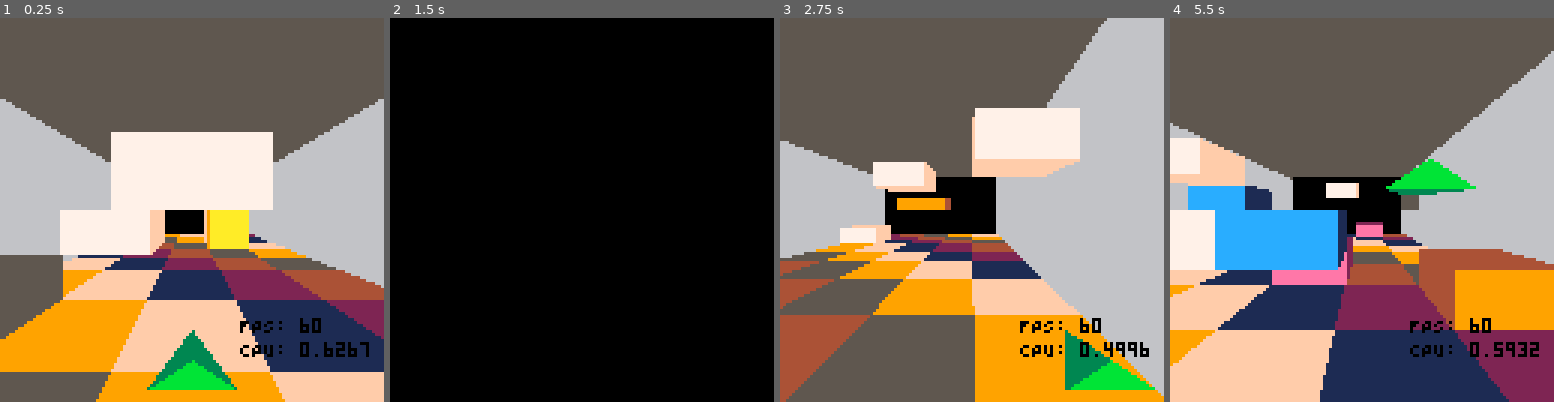
Above: before the commit, frames 1-4 (left to right).
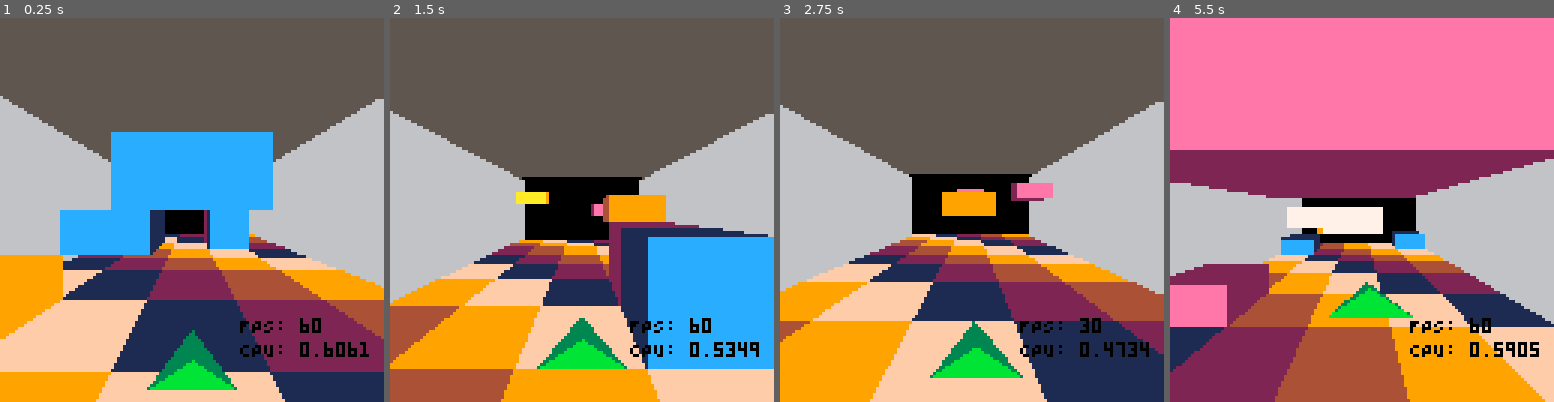
Above: after the commit, the same moments.

Repository: bobgar/pico3d
Game: PICO-8 cartridge 3d.p8
The game is run twice, just before and just after one commit, with the same random seed, the same clock (stepped at 60 frames per second) and the same inputs.
Inputs:
- Up to frame 1 (0.25 s): no input
- Up to frame 2 (1.5 s): tap X (X key) at 0.33, 1.07 s
- Up to frame 3 (2.75 s): hold Right 1.6-2.1 s; tap X (X key) at 1.85 s; hold Up 2.15-2.42 s; hold Right from 2.47 s (still down)
- Up to frame 4 (5.5 s): tap X (X key) at 2.97, 4.08, 5.2 s; release Right at 3.03 s; hold Left 3.08-3.58 s; hold Down 3.63-3.97 s; hold Right 4.02-4.68 s; hold Up 4.73-5.03 s; hold Left from 5.08 s (still down)

The runs differ from the first frame. In frame 1, 49% of the frame differs, in the area x 0-100%, y 20-100%; in frame 2, 96%, in the area x 0-100%, y 0-100%; in frame 3, 57%; in frame 4, 90%.

Commit message:
More random tweaking because I can't stop.

Diff:
--- a/3d.lua
+++ b/3d.lua
@@ -1,7 +1,7 @@
 function _init()
     level = {}
-    sidecolors ={1, 2, 4, 5, 9, 15}
-    frontcolors = {12, 14, 9, 6, 10, 7}
+    sidecolors ={1, 2, 4,  9, 15}
+    frontcolors = {12, 14, 9,  10, 7}
     xsize = 5
     ysize = 5
     zdist = 8
@@ -16,9 +16,9 @@
     damp=.9
     ontheground = true
     gravity = .5
-    maxjumps = 1
-    curjumps = 1
-    jumpheight = -8
+    maxjumps = 2
+    curjumps = 2
+    jumpheight = -7
     --outline=true
 
     xstep = 256 / (xsize-1)
@@ -66,16 +66,18 @@
     -- if btn(⬇️) then vy-= speed  end
     if btn(➡️) then
         if (shipx+ playerpoints[2].x + xstep * 2.5 + speed*30) / xstep <= xsize then
-            px-= speed*20.0
+            --px-= speed*20.0
             shipx+= speed*30
         end
     end
     if btn(⬅️) then
         if (shipx + playerpoints[1].x + xstep * 2.5 - speed*30) / xstep > 0 then
-            px+= speed*20.0
+            --px+= speed*20.0
             shipx-= speed*30
         end
     end
+    px = -shipx * .75
+    py = -shipy * .5
 
     if btnp(⬆️) then advance += advancespeed  end
     if btnp(⬇️) then advance -= advancespeed  end
@@ -134,7 +136,8 @@
         ontheground = false
     end
 
-    if level[ceil(ix)] and level[ceil(ix)][ceil(iy)] and level[ceil(ix)][ceil(iy)][ceil(nz)] != 0 then
+    --if level[ceil(ix)] and level[ceil(ix)][ceil(iy)] and level[ceil(ix)][ceil(iy)][ceil(nz)] != 0 then
+    if checkcollisionwithallpoints(shipx + xstep * 2.5, shipy + ystep * 4, shipz + pz) then
         crash()
     end
 end
@@ -179,8 +182,9 @@
     end
 
     --right now always draw the player last (may change)
-
-    --drawplayer()
+    if iy <= 0 then
+        drawplayer()
+    end
 
     color(0)
     print("FPS: " .. stat(7), 80,100)
@@ -188,7 +192,7 @@
 end
 
 function drawbox()
-    local cz = 1--pz%1
+    local cz = .1--pz%1
 
     local x = 1
     local y = 0
@@ -204,6 +208,11 @@
     local py2 = (cy+ystep*ysize) / cz + 64
     local py3 = cy / (cz+zstep*zdist) + 64
     local py4 = (cy+ystep*ysize) / (cz+zstep*zdist) + 64
+
+    --qfill_ccw(px2, py1, px4, py3, px3, py3, px1, py1)
+    rectfill(0, 0, 128, py3, 5)
+    rectfill(px3, py3, px4, py4, 0)
+
     color(6)
     qfill_ccw(px2, py1, px4, py3, px4, py4, px2, py2)
     qfill_ccw(px1, py1, px3, py3, px3, py4, px1, py2)
@@ -212,9 +221,7 @@
     --qtex_map_persp_fast(px2, py1, cz, px4, py3, z2, px4, py4, z2, px2, py2, cz, 0,0,16,4,16,1,32, 16, pz*20,0)
     --qtex_map_persp_fast(px1, py1, cz, px3, py3, z2, px3, py4, z2, px1, py2, cz, 0,0,16,4,16,1,32, 16, pz*20,0)
 
-    color(5)
-    qfill_ccw(px2, py1, px4, py3, px3, py3, px1, py1)
-    rectfill(px3, py3, px4, py4, 0)
+
     --sspr(8,0,64,32, px3, py3, px4-px3, (py4-py3) * 1.4 )
 end
 
@@ -289,7 +296,7 @@
     end
 
     --top
-    if y>1 and level[x][y-1][iz] == 0 then
+    if y <= 1 or level[x][y-1][iz] == 0 then
         qfill_ccw(px2, py1, px4, py3, px3, py3, px1, py1)
         --qtex_map(px2, py1, px4, py3, px3, py3, px1, py1, 0, 0, 4, 4, 1, 1)
     end
